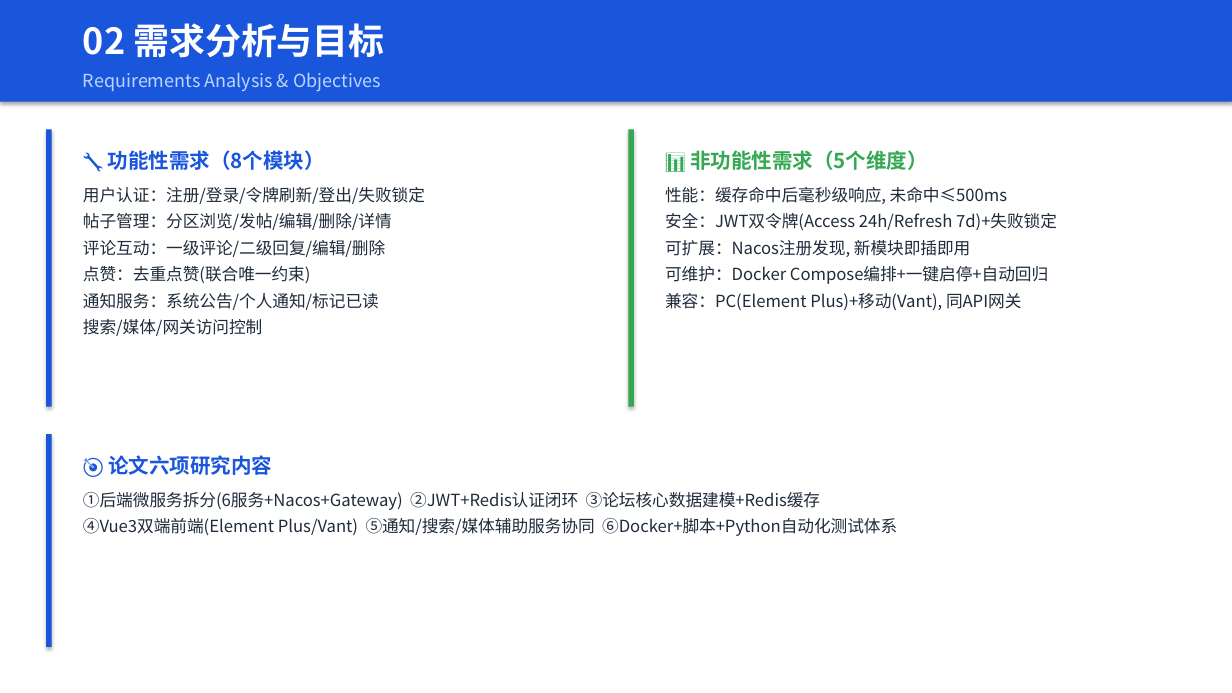
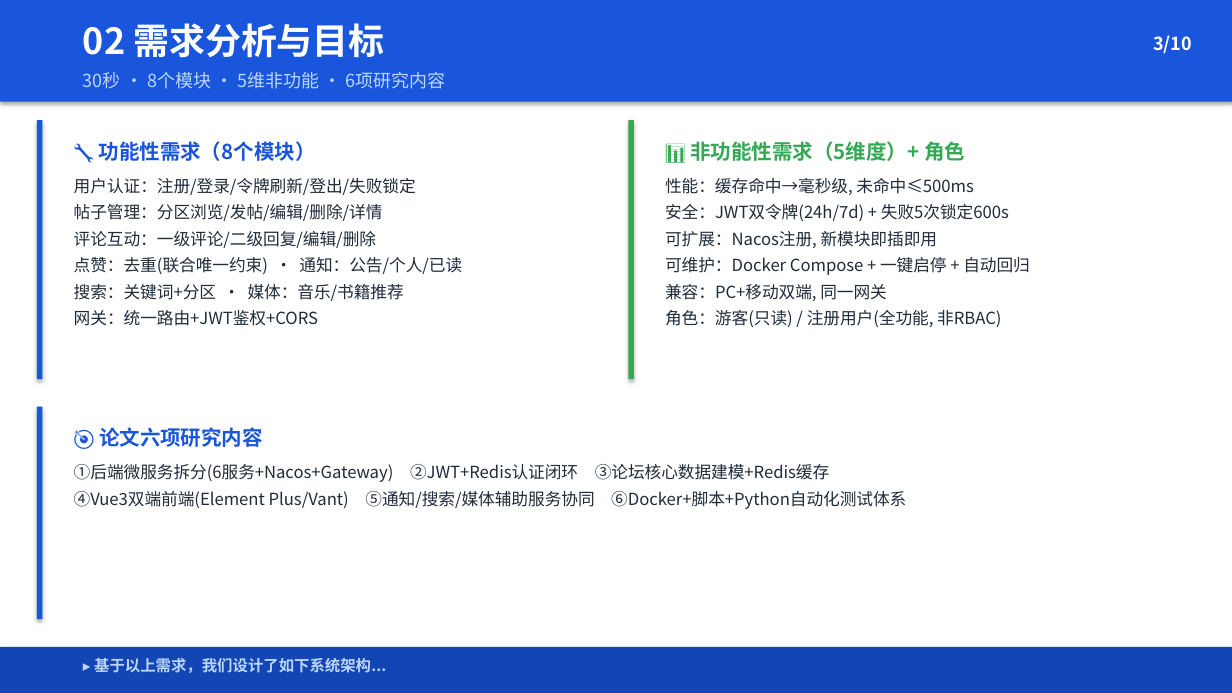
Before and after one commit to Wkjlovec/graduation_project_zhuang, a slide deck: slide 3 of docs/毕业答辩PPT.pptx (slide 5 before the commit). Drawn at 1232x693 pixels with LibreOffice and Linux fonts; fonts in the diff are those of the drawing. Boxes give left, top, right and bottom in pixels: in the first picture for what was removed or moved away, otherwise in the second. Text is boxed around its words. In the diff, an @@ line names an element or a change of style, - is before the commit and + after.

```diff
--- a/docs/毕业答辩PPT.pptx
+++ b/docs/毕业答辩PPT.pptx
@@ text added at (1153,35,1192,54), 14 pt, text #FFFFFF, bold @@
+3/10
@@ text at (83,72,445,89): text changed @@
-Requirements Analysis & Objectives
+30秒 · 8个模块 · 5维非功能 · 6项研究内容
@@ rounded rectangle: place and size @@
-rounded rectangle at (46,129,601,407)
+rounded rectangle at (37,120,610,379)
@@ rounded rectangle: place and size @@
-rounded rectangle at (46,129,52,407)
+rounded rectangle at (37,120,43,379)
@@ text "🔧 功能性需求（8个模块）": place and size @@
-text "🔧 功能性需求（8个模块）" at (108,150,325,170)
+text "🔧 功能性需求（8个模块）" at (99,141,316,161)
@@ rounded rectangle: place and size @@
-rounded rectangle at (628,129,634,407)
+rounded rectangle at (628,120,634,379)
@@ rounded rectangle: place and size @@
-rounded rectangle at (628,129,1183,407)
+rounded rectangle at (628,120,1202,379)
@@ text at (690,141,965,161): text changed @@
-📊 非功能性需求（5个维度）
+📊 非功能性需求（5维度）+ 角色
@@ text "用户认证：注册/登录/令牌刷新/登出/失败锁定": place and size @@
-text "用户认证：注册/登录/令牌刷新/登出/失败锁定" at (83,187,425,336)
+text "用户认证：注册/登录/令牌刷新/登出/失败锁定" at (74,178,462,326)
@@ text at (665,178,1030,327): text changed @@
-性能：缓存命中后毫秒级响应, 未命中≤500ms
-安全：JWT双令牌(Access 24h/Refresh 7d)+失败锁定
-可扩展：Nacos注册发现, 新模块即插即用
-可维护：Docker Compose编排+一键启停+自动回归
-兼容：PC(Element Plus)+移动(Vant), 同API网关
+性能：缓存命中→毫秒级, 未命中≤500ms
+安全：JWT双令牌(24h/7d) + 失败5次锁定600s
+可扩展：Nacos注册, 新模块即插即用
+可维护：Docker Compose + 一键启停 + 自动回归
+兼容：PC+移动双端, 同一网关
+角色：游客(只读) / 注册用户(全功能, 非RBAC)
@@ text at (74,257,462,326): text changed @@
-点赞：去重点赞(联合唯一约束)
-通知服务：系统公告/个人通知/标记已读
-搜索/媒体/网关访问控制
+点赞：去重(联合唯一约束) · 通知：公告/个人/已读
+搜索：关键词+分区 · 媒体：音乐/书籍推荐
+网关：统一路由+JWT鉴权+CORS
@@ rounded rectangle: place and size @@
-rounded rectangle at (46,434,52,647)
+rounded rectangle at (37,407,43,619)
@@ rounded rectangle: place and size @@
-rounded rectangle at (46,434,1183,647)
+rounded rectangle at (37,407,1202,619)
@@ text "🎯 论文六项研究内容": place and size @@
-text "🎯 论文六项研究内容" at (108,455,272,475)
+text "🎯 论文六项研究内容" at (99,427,263,447)
@@ text "①后端微服务拆分(6服务+Nacos+Gateway) ②JWT+Redis认证闭环 ③论坛核心数据建模+Redis缓存" rewrapped from (83,492,897,536) to (74,464,906,509) @@
@@ rounded rectangle added at (0,647,1232,693), fill #1345B5 @@
@@ text added at (94,658,371,673), 12 pt, text #BBD5FD, bold @@
+▸ 基于以上需求，我们设计了如下系统架构...
```
Also in this commit, not shown: 4 other slides changed, 4 slides added, 10 slides removed, 1 other file.
